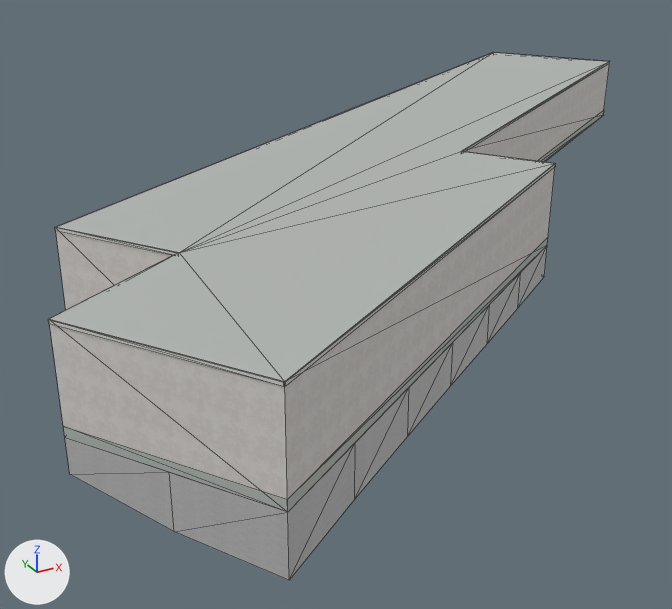
Before and after pictures for a commit that changed the Blender file assets/blender/buildings/osm-way-53920575.blend.
Before and after are seen from a 50 mm camera at (-24.5, -34.5, 13.4) aimed at (-5.2, 0.6, -4.1). Every picture has the same lights, and +X, +Y and +Z are marked at lower left. The picture after the commit comes second. Mesh edges are drawn as thin lines.

The first picture shows 'building foundation 53920575', 'reality 53920575 near reality aged pale plaster', 'reality 53920575 near reality concrete plinth', 'reality 53920575 near reality flat weathered roof', 'reality 53920575 near reality pale aluminum sill'.
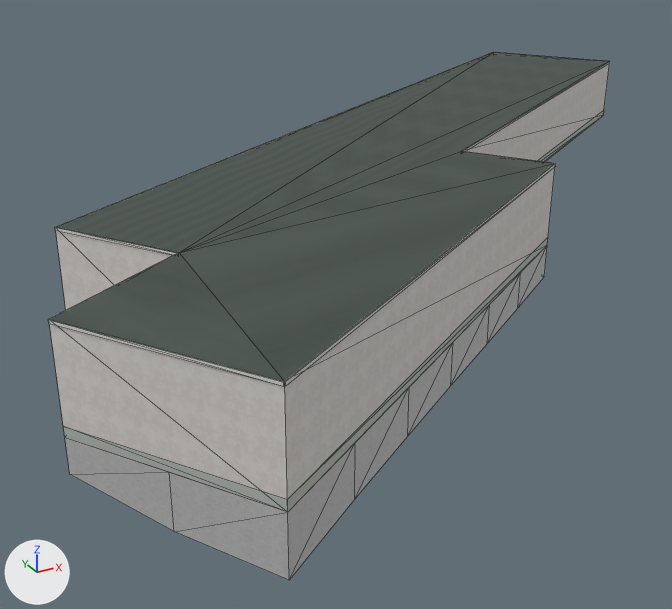
Changed parts and their boxes [x1, y1, x2, y2] in the pictures (672 x 609 px):
```json
{"object": "reality 53920575 near reality flat weathered roof", "change": "surface changed", "before": [49, 52, 609, 382], "after": [49, 52, 609, 382], "on screen": "darker"}
{"part": 1, "of": "me_reality_53920575_near_reality_pale_aluminum_sill", "change": "added", "after": [56, 53, 491, 227]}
{"part": 2, "of": "me_reality_53920575_near_reality_pale_aluminum_sill", "change": "added", "after": [48, 62, 610, 386]}
```

Edits to the scene script, one JSON object a line:
```json
{"op": "add", "block": "img_roof_color_png", "code": ["img_roof_color_png = load_image('roof-color.png', '../../../public/models/architecture/textures/roof-color.png', 256, 256, 'sRGB')"]}
{"op": "add", "block": "img_roof_normal_png", "code": ["img_roof_normal_png = load_image('roof-normal.png', '../../../public/models/architecture/textures/roof-normal.png', 256, 256, 'Non-Color')"]}
{"block": "mat_reality_flat_weathered_roof", "change": "nodes: BsdfPrincipled, OutputMaterial"}
{"block": "mat_reality_flat_weathered_roof", "change": "colours: grey #b3b7b4"}
{"block": "mat_reality_flat_weathered_roof", "change": "nodes: BsdfPrincipled, MixRGB, NormalMap, OutputMaterial, TexImage x2"}
{"block": "mat_reality_flat_weathered_roof", "change": "colours: white #ffffff"}
{"block": "mat_reality_flat_weathered_roof", "change": "uses the picture img_roof_color_png"}
{"block": "mat_reality_flat_weathered_roof", "change": "uses the picture img_roof_normal_png"}
{"block": "me_reality_53920575_near_reality_pale_aluminum_sill", "where": "# used by ob_reality_53920575_near_reality_pale_aluminum_sill; parent = ob_osm_way_53920575; location = (0.0, 0.0, 0.0)"}
{"op": "remove", "block": "me_reality_53920575_near_reality_pale_aluminum_sill", "code": "me_reality_53920575_near_reality_pale_aluminum_sill.from_pydata(...)  # 32 vertices, 16 faces; spans x -20.5..20.9, y -17.9..17.9, z 3.4..3.5"}
{"op": "add", "block": "me_reality_53920575_near_reality_pale_aluminum_sill", "code": "me_reality_53920575_near_reality_pale_aluminum_sill.from_pydata(...)  # 64 vertices, 32 faces; spans x -20.5..20.9, y -17.9..17.9, z 3.4..3.5"}
{"block": "me_reality_53920575_near_reality_pale_aluminum_sill", "change": "me_reality_53920575_near_reality_pale_aluminum_sill part 1: the loose piece of 4 vertices spanning x -18.6..16.7, y -4.8..17.9, z 3.4..3.5 is copied, and the copy is moved by (0.0, 0.0, 0.1); it spans x -18.6..16.7, y -4.8..17.9, z 3.5"}
{"block": "me_reality_53920575_near_reality_pale_aluminum_sill", "change": "me_reality_53920575_near_reality_pale_aluminum_sill part 2: 28 vertices added at x -20.5..20.9, y -17.9..17.9, z 3.5"}
```
